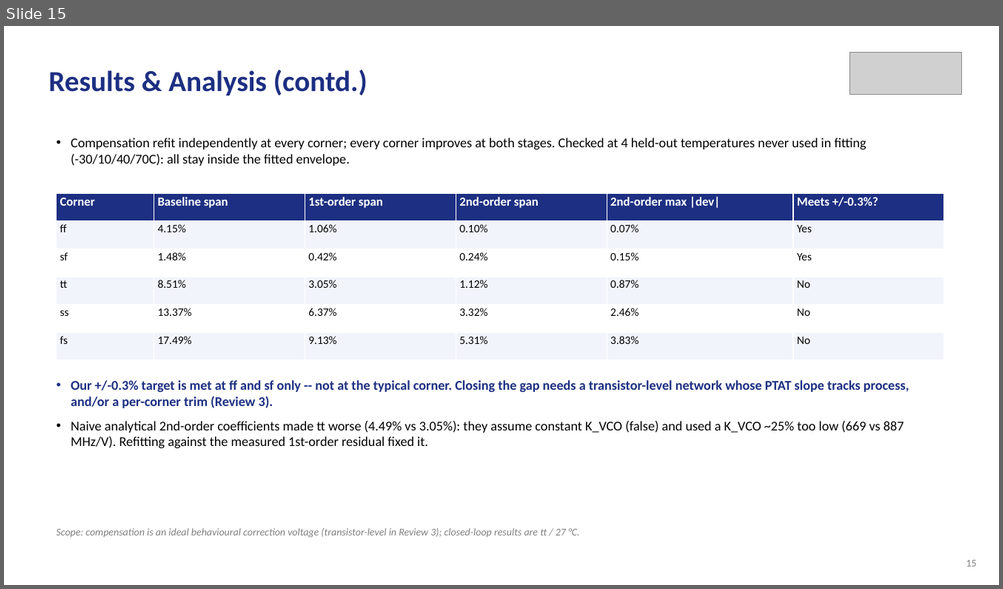
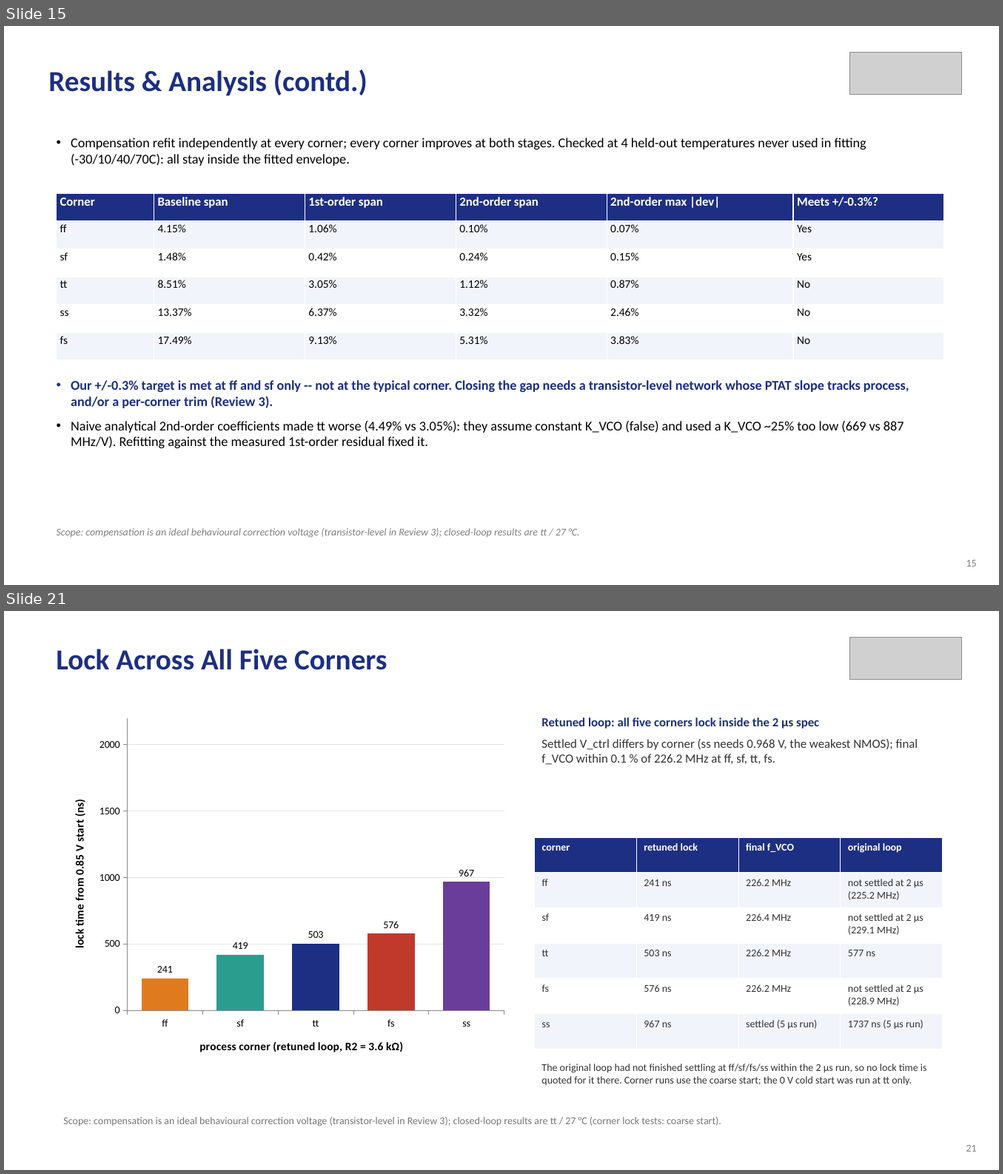
Before and after one commit to pocopepe/visualizer, a slide deck: Design_of_a_Frequency_Synthesiser_Review-2.pptx. Shown one above the other, each under a label of ours: slide 15 before the commit, slides 15 and 21 after it; the slides between them are not shown. The pictures are 1003x589 and 1003x1174 pixels, drawn with LibreOffice and Linux fonts; fonts in the diff are those of the drawing; grey boxes stand for pictures. Boxes give left, top, right and bottom in pixels: in the first picture for what was removed or moved away, otherwise in the second. Text is boxed around its words. In the diff, an @@ line names an element or a change of style, - is before the commit and + after.

```diff
--- a/Design_of_a_Frequency_Synthesiser_Review-2.pptx
+++ b/Design_of_a_Frequency_Synthesiser_Review-2.pptx
@@ slide 21 added at (4,611,999,1170), background #FFFFFF @@
@@ text added at (56,649,387,670), 28 pt, text #1D2F82, bold @@
+Lock Across All Five Corners
@@ picture added at (849,637,962,680) @@
@@ column chart added at (57,711,513,1070) @@
+categories: ff, sf, tt, fs, ss
+Series 1: 241, 419, 503, 576, 967
@@ text added at (541,718,918,765), 12 pt, text #333333 @@
+Retuned loop: all five corners lock inside the 2 µs spec
+Settled V_ctrl differs by corner (ss needs 0.968 V, the weakest NMOS); final f_VCO within 0.1 % of 226.2 MHz at ff, sf, tt, fs.
@@ table added at (535,838,943,1050), 6 rows, 4 columns @@
+corner | retuned lock | final f_VCO | original loop
+ff | 241 ns | 226.2 MHz | not settled at 2 µs (225.2 MHz)
+sf | 419 ns | 226.4 MHz | not settled at 2 µs (229.1 MHz)
+tt | 503 ns | 226.2 MHz | 577 ns
+fs | 576 ns | 226.2 MHz | not settled at 2 µs (228.9 MHz)
+ss | 967 ns | settled (5 µs run) | 1737 ns (5 µs run)
@@ text added at (541,1064,927,1085), 10 pt, text #333333 @@
+The original loop had not finished settling at ff/sf/fs/ss within the 2 µs run, so no lock time is quoted for it there. Corner runs use the coarse start; the 0 V cold start was run at tt only.
@@ text added at (63,1117,721,1127), 10 pt, text #777777 @@
+Scope: compensation is an ideal behavioural correction voltage (transistor-level in Review 3); closed-loop results are tt / 27 °C (corner lock tests: coarse start).
@@ text added at (966,1145,976,1152), 10 pt, text #808080 @@
+21
```
Also in this commit, not shown: 14 slides changed, 56 other files.
